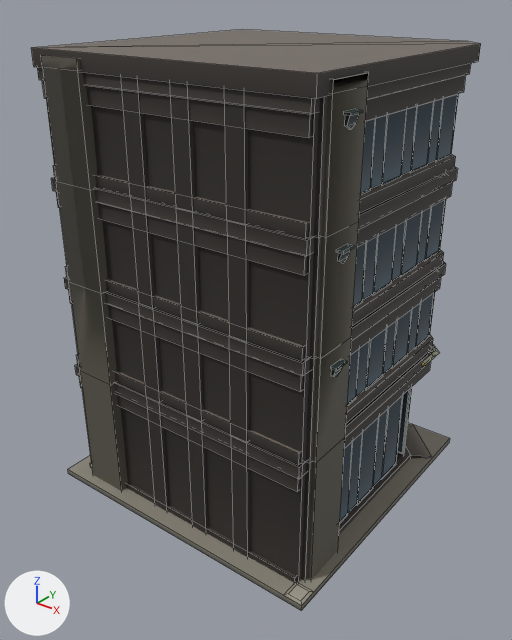
What one commit did to the FBX model Assets/XanaBuilder Assets/Models/BLD/12_ModernBuilding/BLD1210009_Building09/BLD1210009.fbx.
Camera for both pictures: a 50 mm camera at (11.1, -14.32, 13.54) aimed at (0.09, -0.56, 5.01). Arrows for +X, +Y and +Z are at lower left; the lights stay in place. Mesh edges are drawn as thin lines. Where no turn or scale is listed for an object, it has been applied to the vertices. Vertices at the same position are counted once.

The scene before the commit, as lines of its bpy script (objects in view):
```python
me_mesh = bpy.data.meshes.new('Mesh')
me_mesh.from_pydata(...)  # 769 vertices, 520 faces; spans x -4.34..4.34, y -4.34..4.34, z 0.0..12.06
me_mesh.materials.append(mat_mtbld1210009_placemode)  # picture img_txbld1210009_diffuse_png
ob_smbld1210009 = bpy.data.objects.new('smBLD1210009', me_mesh)
ob_smbld1210009.location = (0.0, 0.0, 0.0)
```
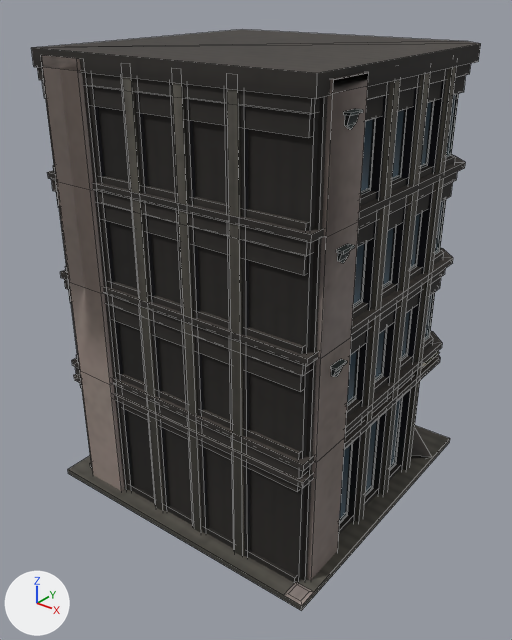
What differs and where, as boxes [x1, y1, x2, y2] in the pictures (512 x 640 px; the box of a moved part takes in the faces that stretch with it):
part 1 of me_mesh, moved or reshaped: before [347, 293, 434, 404]; after [347, 294, 432, 402]
part 2 of me_mesh, added (black): after [339, 398, 401, 520]
part 3 of me_mesh, added (black): after [60, 248, 453, 366]
part 4 of me_mesh, added (black): after [72, 331, 442, 471]
part 5 of me_mesh, moved or reshaped: before [353, 200, 445, 306]; after [353, 201, 443, 304]
part 6 of me_mesh, added (black): after [47, 157, 466, 243]
part 7 of me_mesh, added (black): after [361, 95, 456, 191]
part 8 of me_mesh, added: after [74, 355, 440, 488]
part 9 of me_mesh, built on: before [339, 94, 459, 524]; after [43, 67, 458, 556]
part 10 of me_mesh, recoloured: [32, 29, 481, 611] in both

The edits, one by one:
Picture 'smBLD1210009DiffuseMap.png' (img_smbld1210009diffusemap_png) is new.
Material 'Material #46' (mat_material__46) is new.
Its texture is img_smbld1210009diffusemap_png (with its transparency).
Its roughness is 0.859.
me_mesh is used by ob_smbld1210009; location (0.0, 0.0, 0.0).
me_mesh had 769 vertices, 520 faces and spanned x -4.34..4.34, y -4.34..4.34, z 0.0..12.06.
me_mesh now has 1097 vertices, 807 faces and spans x -4.34..4.34, y -4.34..4.34, z 0.0..12.06.
me_mesh part 1: the loose piece of 4 vertices spanning x 3.5..3.63, y -2.55..3.24, z 4.09..5.57 is moved by (-0.04, 0.0, 0.0), in mat_material__46 (picture img_smbld1210009diffusemap_png).
me_mesh part 2: the loose piece of 4 vertices spanning x 3.54..3.64, y -2.55..1.82, z 0.37..2.92 is copied, and the copy is moved by (-0.05, 0.0, 0.0), in mat_material__46 (picture img_smbld1210009diffusemap_png); it spans x 3.49..3.59, y -2.55..1.82, z 0.37..2.92.
me_mesh part 3: the loose piece of 10 vertices spanning x -3.96..4.0, y -3.96..3.99, z 11.64..12.06 is copied, and the copy is scaled about its middle by (1, 1, 0.383), then moved by (0.0, 0.0, -5.4), in mat_material__46 (picture img_smbld1210009diffusemap_png); it spans x -3.96..4.0, y -3.96..3.99, z 6.37..6.53.
me_mesh part 4: the loose piece of 10 vertices spanning x -3.96..4.0, y -3.96..3.99, z 11.64..12.06 is copied, and the copy is scaled about its middle by (1, 1, 0.383), then moved by (0.0, 0.0, -8.06), in mat_material__46 (picture img_smbld1210009diffusemap_png); it spans x -3.96..4.0, y -3.96..3.99, z 3.72..3.88.
me_mesh part 5: the loose piece of 4 vertices spanning x 3.5..3.63, y -2.55..3.24, z 6.74..8.23 is moved by (-0.05, 0.0, 0.0), in mat_material__46 (picture img_smbld1210009diffusemap_png).
me_mesh part 6: the loose piece of 10 vertices spanning x -3.96..4.0, y -3.96..3.99, z 11.64..12.06 is copied, and the copy is scaled about its middle by (1, 1, 0.383), then moved by (0.0, 0.0, -2.75), in mat_material__46 (picture img_smbld1210009diffusemap_png); it spans x -3.96..4.0, y -3.96..3.99, z 9.02..9.18.
me_mesh part 7: the loose piece of 4 vertices spanning x 3.51..3.64, y -2.55..3.24, z 9.4..10.88 is copied, and the copy is moved by (-0.05, 0.0, 0.0), in mat_material__46 (picture img_smbld1210009diffusemap_png); it spans x 3.46..3.59, y -2.55..3.24, z 9.4..10.88.
me_mesh part 8: the loose piece of 10 vertices spanning x -3.96..4.0, y -3.96..3.99, z 11.64..12.06 is copied, and the copy is scaled about its middle by (1, 1, 0.383), then moved by (0.0, 0.0, -8.53), in mat_material__46 (picture img_smbld1210009diffusemap_png); it spans x -3.96..4.0, y -3.96..3.99, z 3.24..3.4.
me_mesh part 9: 18 vertices removed from x -2.71..3.64, y -2.55..3.65, z 0.37..10.88; 290 vertices added at x -3.95..3.9, y -3.93..3.92, z 0.0..11.92.
me_mesh part 10: 496 faces spanning x -4.34..4.34, y -4.34..4.34, z 0.0..12.06 switch from mat_mtbld1210009_placemode (picture img_txbld1210009_diffuse_png) to mat_material__46 (picture img_smbld1210009diffusemap_png).
